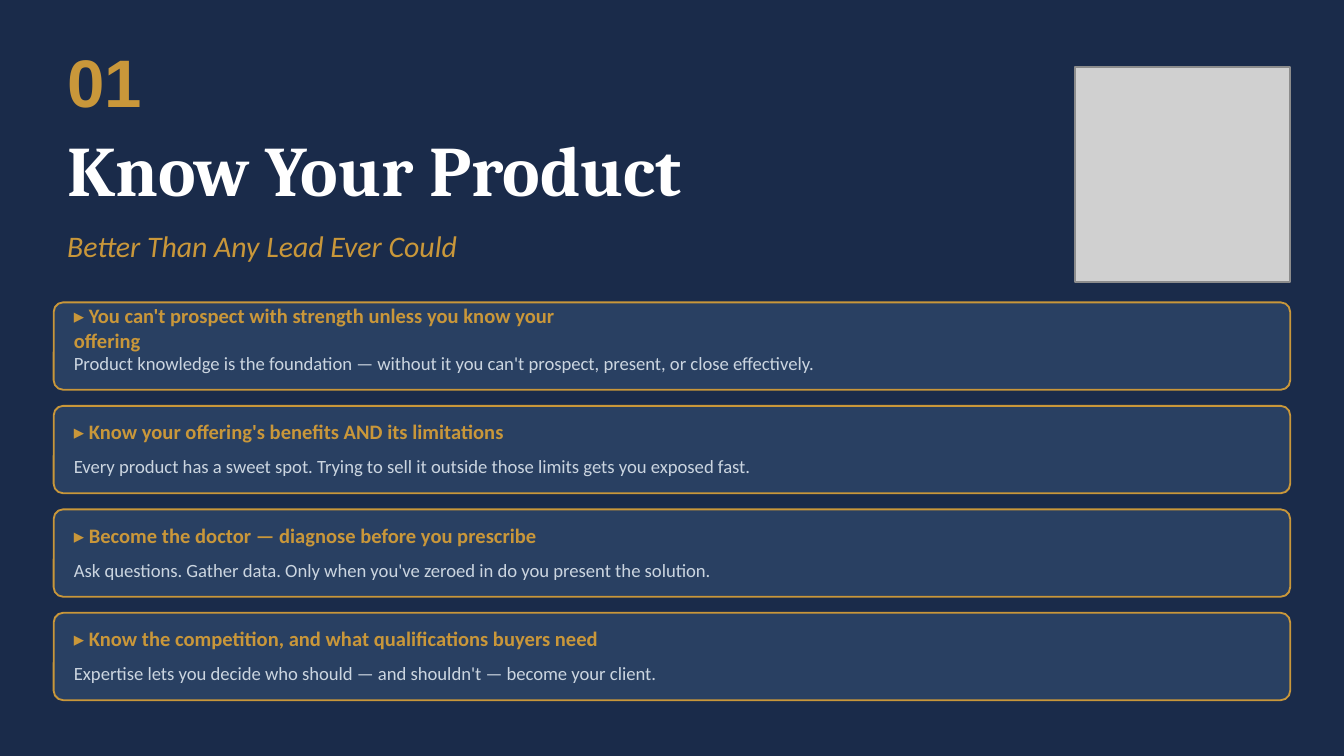
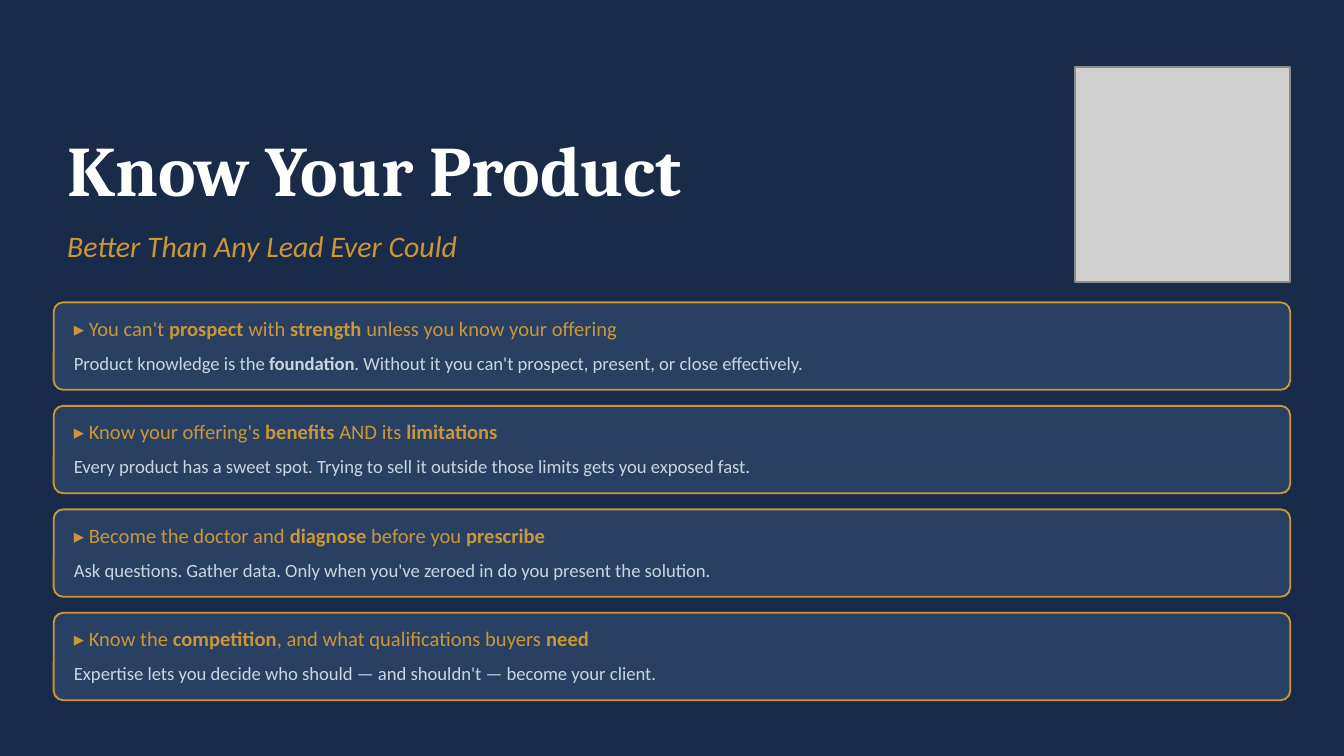
Before and after one commit to DHAINES24/sales-intern-hub, a slide deck: slide 5 of sales_presentation_final [Autosaved] (1).pptx (slide 6 before the commit). Drawn at 1344x756 pixels with LibreOffice and Linux fonts; fonts in the diff are those of the drawing; grey boxes stand for pictures. Boxes give left, top, right and bottom in pixels: in the first picture for what was removed or moved away, otherwise in the second. Text is boxed around its words. In the diff, an @@ line names an element or a change of style, - is before the commit and + after.

```diff
--- a/sales_presentation_final [Autosaved] (1).pptx
+++ b/sales_presentation_final [Autosaved] (1).pptx
@@ text removed at bbox=[67, 60, 142, 108] @@
-01
@@ text "▸ You can't prospect with ..." at bbox=[89, 321, 617, 340]: bold off in "▸ You can't with unless you know ..." @@
@@ text at bbox=[74, 357, 803, 373]: text changed @@
-Product knowledge is the foundation — without it you can't prospect, present, or close effectively.
+Product knowledge is the foundation. Without it you can't prospect, present, or close effectively.
@@ text "▸ Know your offering's benefits ..." at bbox=[89, 424, 497, 443]: bold off in "▸ Know your offering's AND its" @@
@@ text at bbox=[89, 528, 545, 547]: text changed; bold off @@
-▸ Become the doctor — diagnose before you prescribe
+▸ Become the doctor and diagnose before you prescribe
@@ text "▸ Know the competition, and ..." at bbox=[89, 631, 589, 650]: bold off in "▸ Know the competition, and what qualifications ..." @@
```
Also in this commit, not shown: 12 other slides changed, 2 slides added, 3 slides removed, 3 other files.
